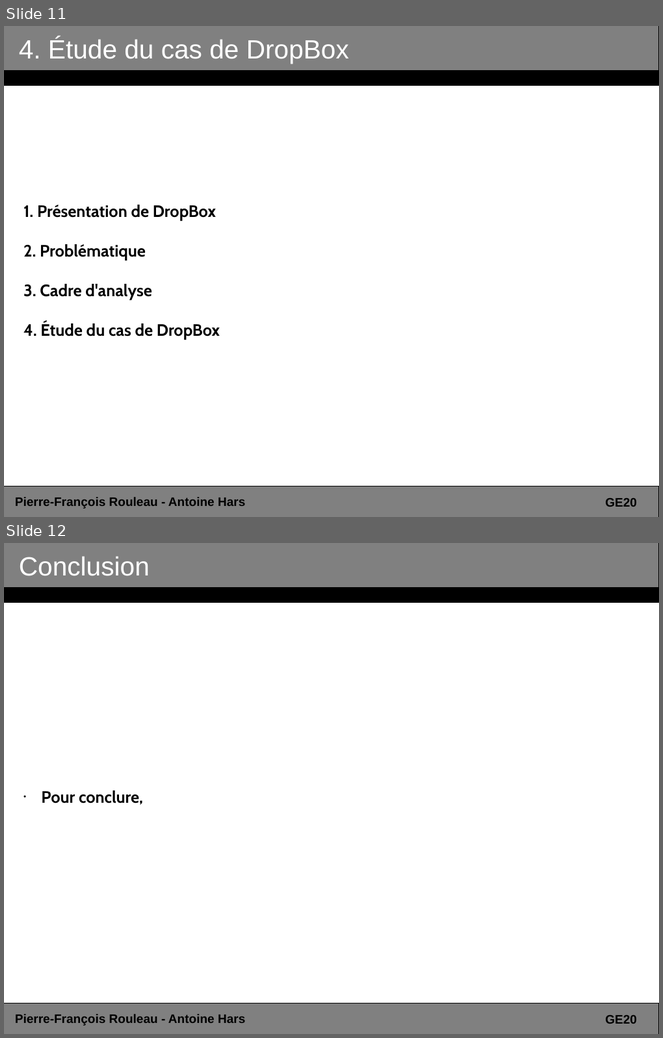
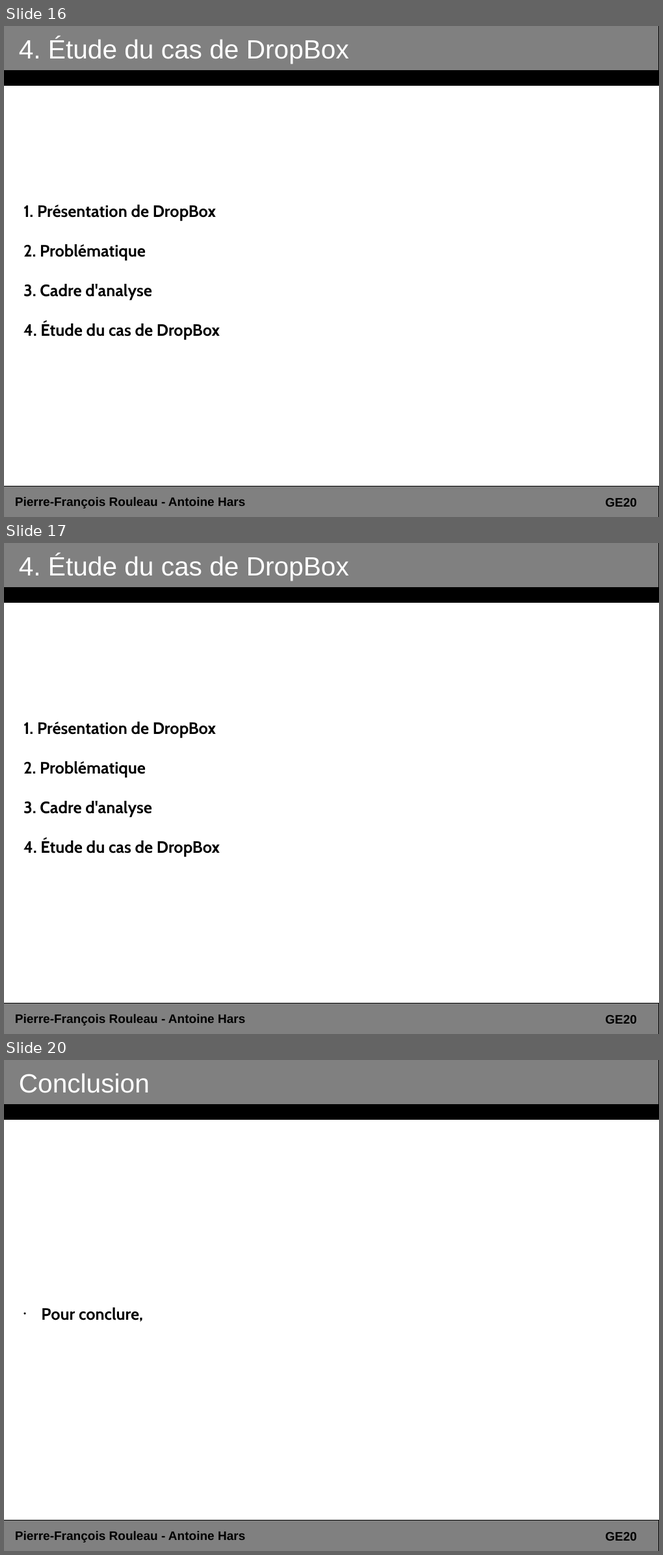
Before and after one commit to ahars/ge20, a slide deck: presentation_dropbox.odp. Shown one above the other, each under a label of ours: slides 11 and 12 before the commit, slides 16, 17 and 20 after it; the slides between them are not shown. The pictures are 663x1038 and 663x1555 pixels, drawn with LibreOffice and Linux fonts; fonts in the diff are those of the drawing. Boxes give left, top, right and bottom in pixels: in the first picture for what was removed or moved away, otherwise in the second. Text is boxed around its words. In the diff, an @@ line names an element or a change of style, - is before the commit and + after.

```diff
--- a/presentation_dropbox.odp
+++ b/presentation_dropbox.odp
@@ slide 17 added at (4, 543, 659, 1034), background #FFFFFF @@
@@ rectangle added at (4, 543, 659, 602), fill #808080, outline #000000 0 pt @@
@@ title added at (19, 555, 349, 581), 32 pt, text #FFFFFF @@
+4. Étude du cas de DropBox
@@ rectangle added at (4, 588, 659, 602), fill #000000, outline #000000 0 pt @@
@@ subtitle added at (24, 722, 220, 856), 20 pt, text #000000, bold @@
+1. Présentation de DropBox
+2. Problématique
+3. Cadre d'analyse
+4. Étude du cas de DropBox
@@ rectangle added at (4, 1004, 659, 1034), fill #808080, outline #000000 0 pt @@
@@ text added at (15, 1014, 245, 1026), 15 pt, text #000000, bold @@
+Pierre-François Rouleau - Antoine Hars
@@ text added at (605, 1016, 637, 1024), 15 pt, text #000000, bold @@
+GE20
@@ what was slide 11 is now slide 16 @@
@@ what was slide 12 is now slide 20 @@
```
Also in this commit, not shown: 3 slides changed, 7 other slides added, 9 other files.
